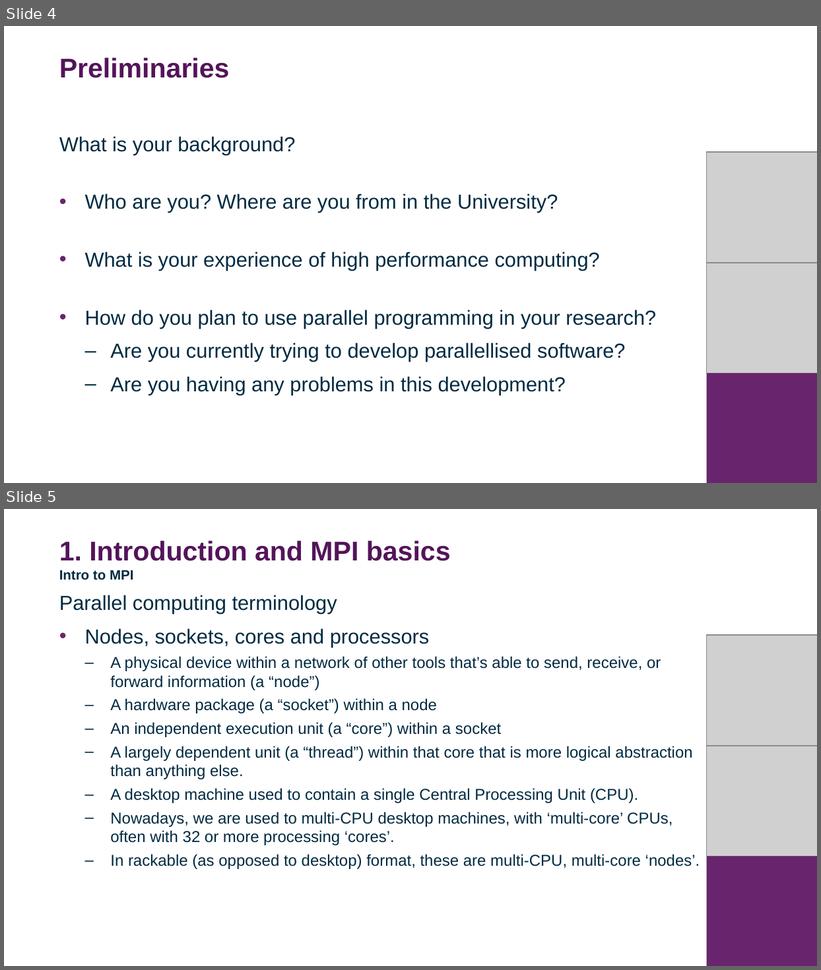
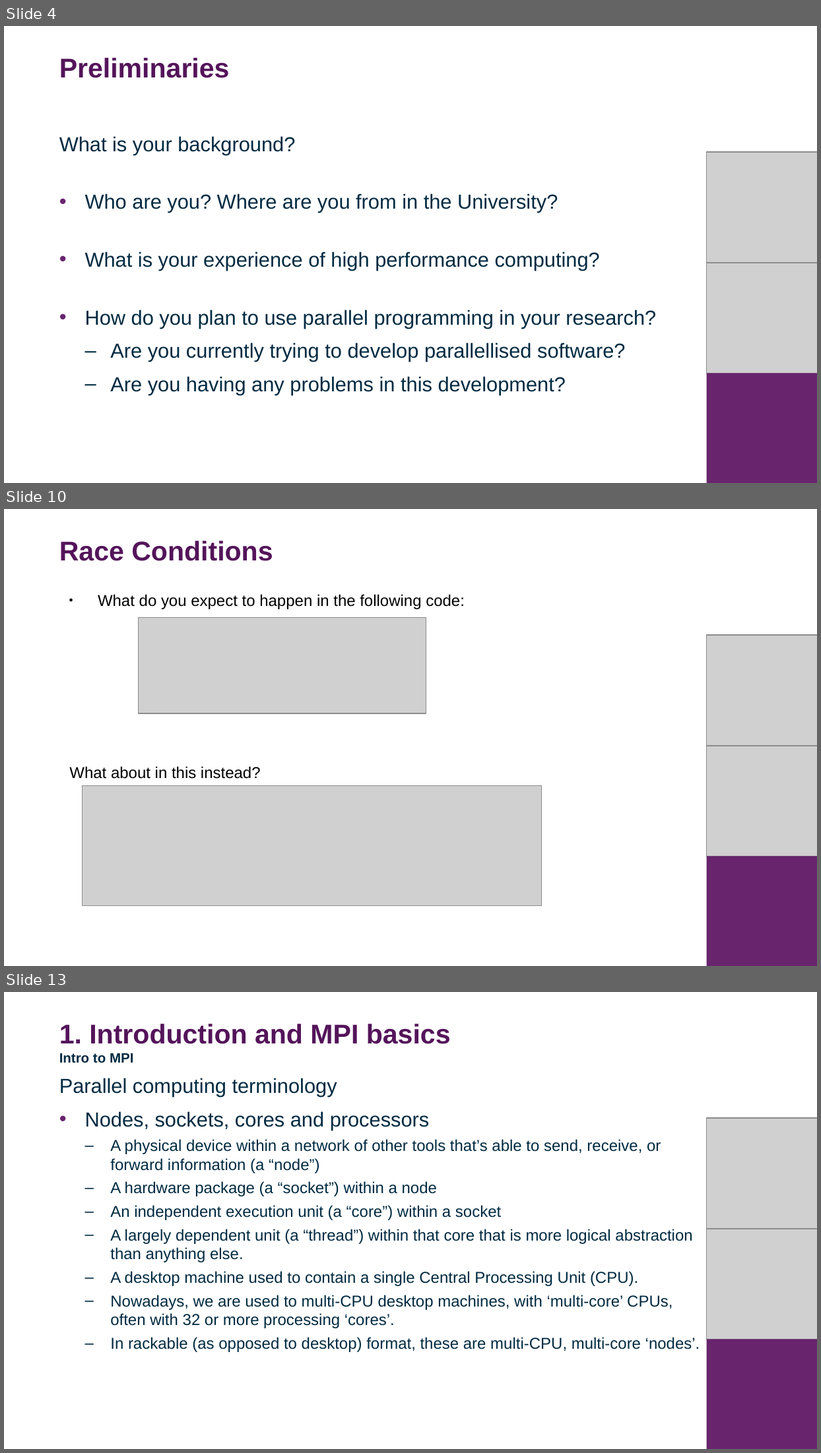
Before and after one commit to DurhamARC-Training/BasicParallelProgramming, a slide deck: MPIShortCourse_October.odp. Shown one above the other, each under a label of ours: slides 4 and 5 before the commit, slides 4, 10 and 13 after it; the slides between them are not shown. The pictures are 821x970 and 821x1453 pixels, drawn with LibreOffice and Linux fonts; fonts in the diff are those of the drawing; grey boxes stand for pictures; background and template pictures are left out. Boxes give left, top, right and bottom in pixels: in the first picture for what was removed or moved away, otherwise in the second. Text is boxed around its words. In the diff, an @@ line names an element or a change of style, - is before the commit and + after.

```diff
--- a/MPIShortCourse_October.odp
+++ b/MPIShortCourse_October.odp
@@ slide 10 added at (x1=4, y1=509, x2=817, y2=966), background #FFFFFF @@
@@ title added at (x1=59, y1=541, x2=273, y2=561), 24 pt, text #54145A, bold @@
+Race Conditions
@@ text added at (x1=98, y1=594, x2=465, y2=609), 14 pt, text #000000 @@
+● What do you expect to happen in the following code:
@@ picture added at (x1=138, y1=618, x2=426, y2=714) @@
@@ picture added at (x1=706, y1=635, x2=817, y2=746) @@
@@ picture added at (x1=706, y1=746, x2=817, y2=856) @@
@@ text added at (x1=69, y1=766, x2=261, y2=779), 14 pt, text #000000 @@
+What about in this instead?
@@ picture added at (x1=82, y1=786, x2=541, y2=906) @@
@@ rectangle added at (x1=706, y1=856, x2=817, y2=966), fill #68246D @@
@@ what was slide 5 is now slide 13 @@
```
Also in this commit, not shown: 7 other slides added, 1 other file.
